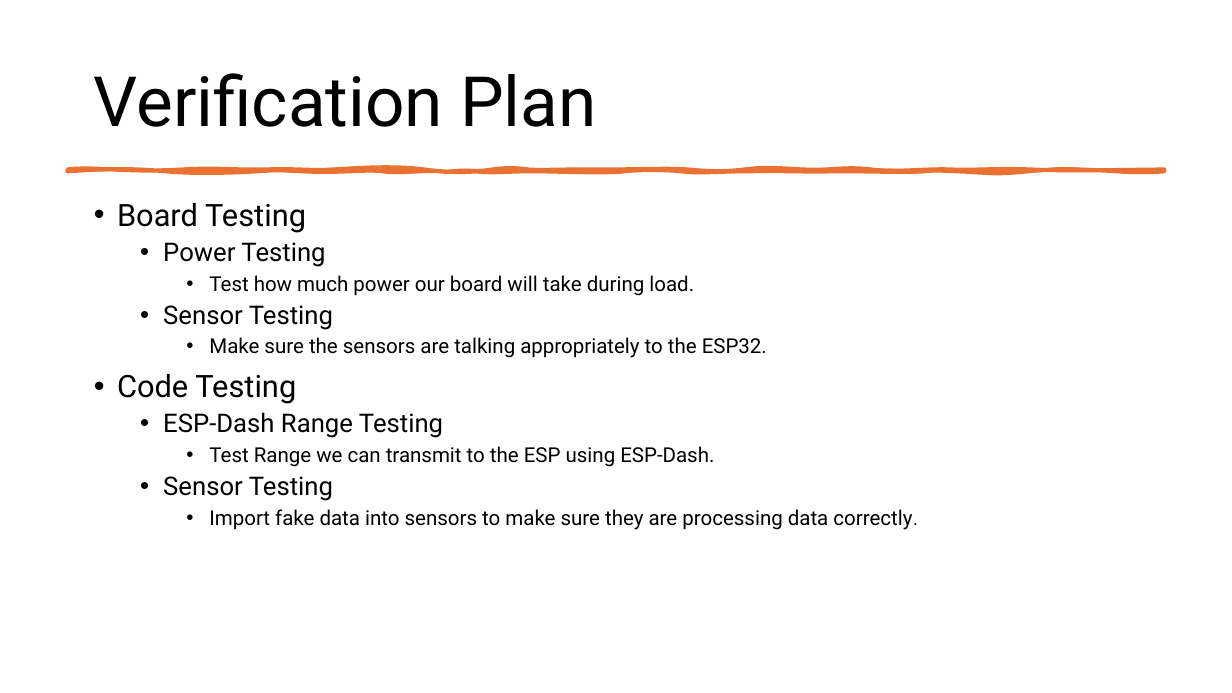
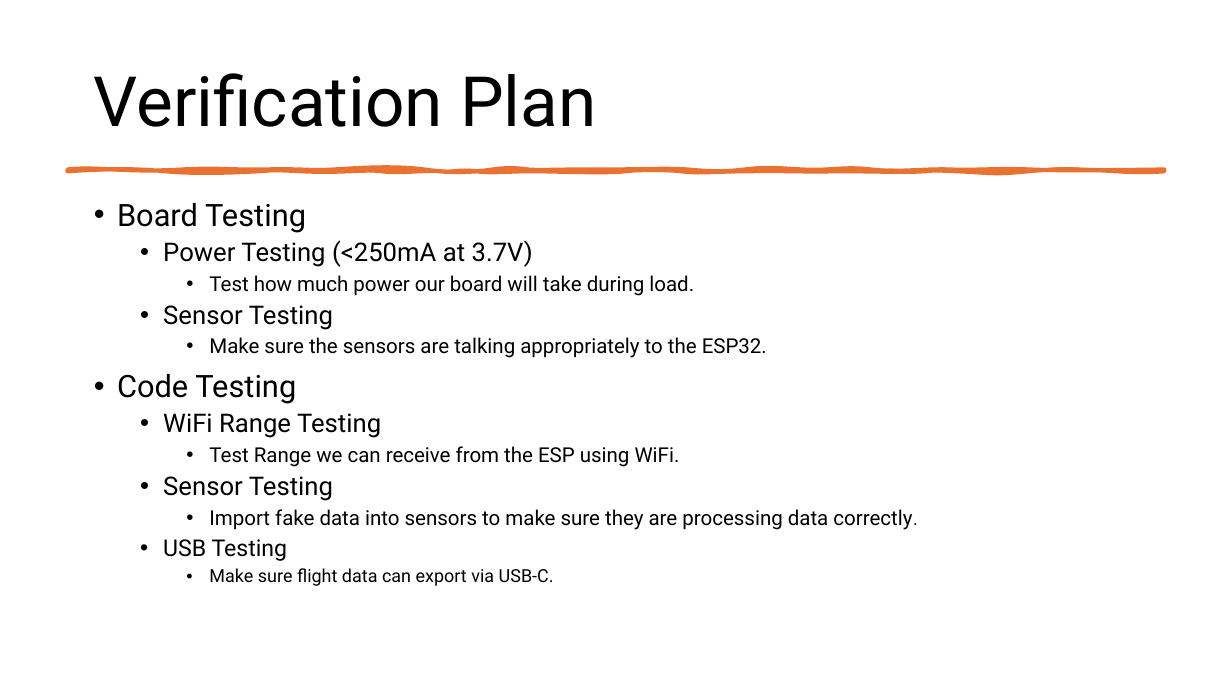
Before and after one commit to Tannyr-Singleterry/ECE590_SeniorDesign, a slide deck: slide 15 of Documents/FInal Presentation/Final_Presentation.pptx (slide 16 before the commit). Drawn at 1232x693 pixels with LibreOffice and Linux fonts; fonts in the diff are those of the drawing. Boxes give left, top, right and bottom in pixels: in the first picture for what was removed or moved away, otherwise in the second. Text is boxed around its words. In the diff, an @@ line names an element or a change of style, - is before the commit and + after.

```diff
--- a/Documents/FInal Presentation/Final_Presentation.pptx
+++ b/Documents/FInal Presentation/Final_Presentation.pptx
@@ text at [163, 240, 533, 267]: text changed @@
-  • Power Testing
+  • Power Testing (<250mA at 3.7V)
@@ text at [163, 413, 680, 467]: text changed @@
-  • ESP-Dash Range Testing
-    • Test Range we can transmit to the ESP using ESP-Dash.
+  • WiFi Range Testing
+    • Test Range we can receive from the ESP using WiFi.
@@ text at [163, 539, 554, 586]: paragraphs added @@
+  • USB Testing
+    • Make sure flight data can export via USB-C.
```
Also in this commit, not shown: 2 other slides changed, 1 slide removed.
